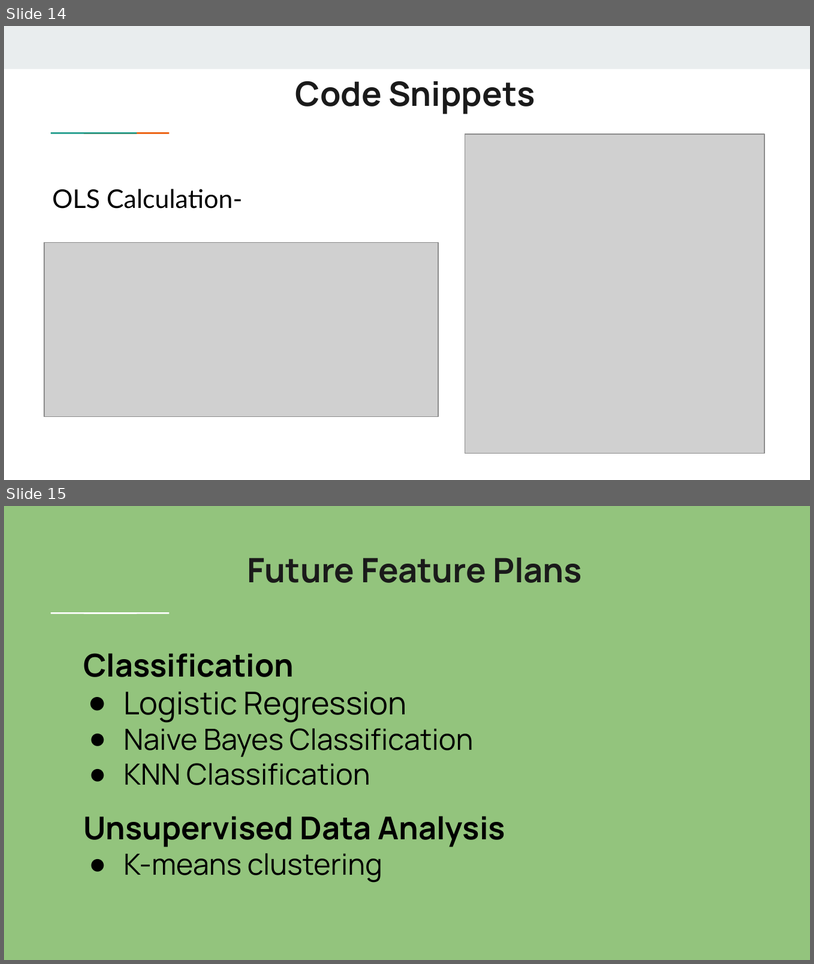
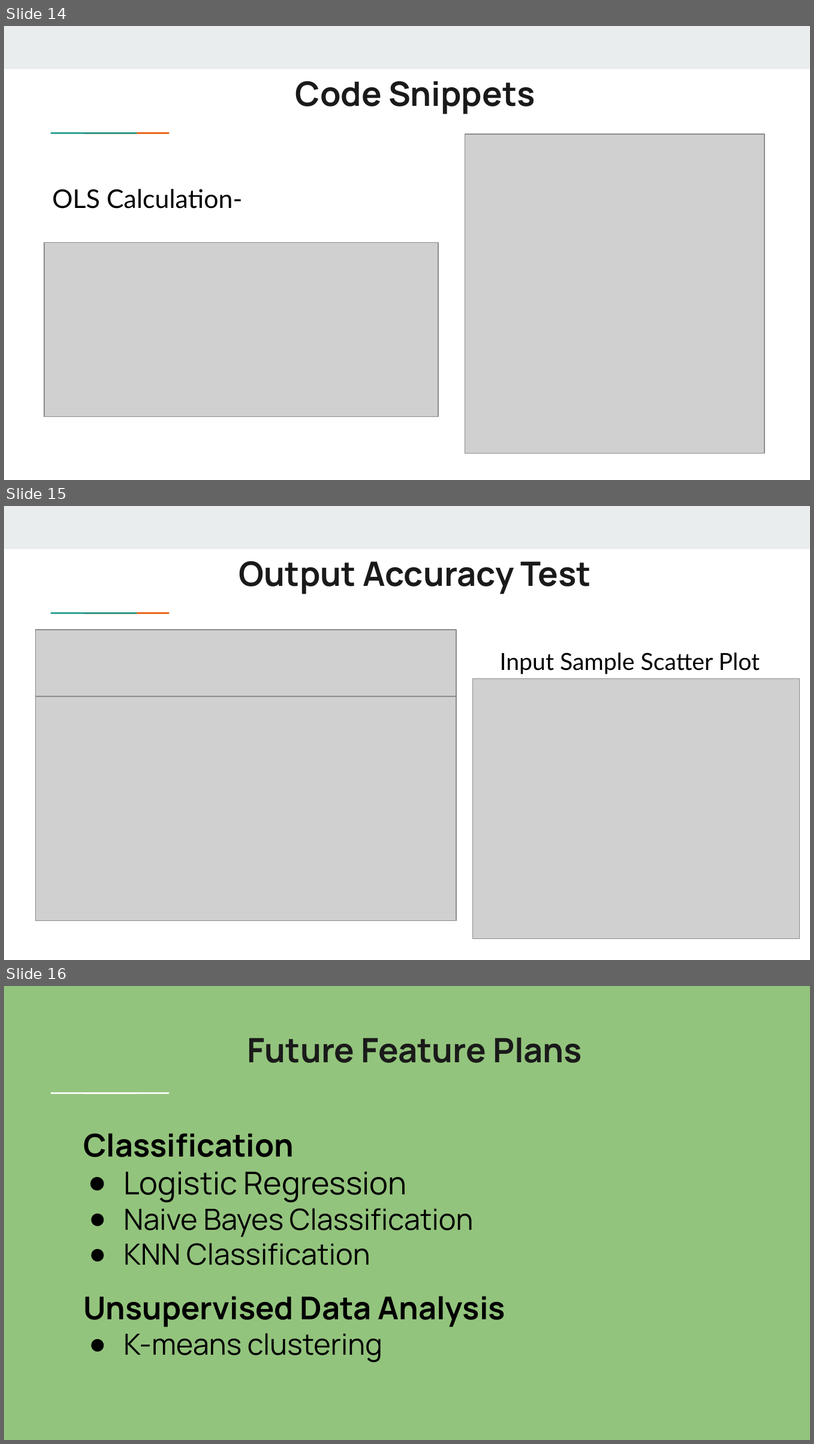
Before and after one commit to sejutiii/SPL-1, a slide deck: presentation/SPL-1mid_1420.pptx. Shown one above the other, each under a label of ours: slides 14 and 15 before the commit, slides 14, 15 and 16 after it. The pictures are 814x964 and 814x1444 pixels, drawn with LibreOffice and Linux fonts; fonts in the diff are those of the drawing; grey boxes stand for pictures. Boxes give left, top, right and bottom in pixels: in the first picture for what was removed or moved away, otherwise in the second. Text is boxed around its words. In the diff, an @@ line names an element or a change of style, - is before the commit and + after.

Commit message:
slides update

```diff
--- a/presentation/SPL-1mid_1420.pptx
+++ b/presentation/SPL-1mid_1420.pptx
@@ slide 15 added at <box>4,506,810,960</box>, background #FFFFFF; not listed: 3 template elements that a slide beside it also shows @@
@@ title added at <box>239,561,592,594</box>, 30 pt, text #1A1A1A, bold @@
+Output Accuracy Test
@@ picture added at <box>35,630,456,696</box> @@
@@ text added at <box>500,652,761,674</box>, 21 pt, text #000000 @@
+Input Sample Scatter Plot
@@ picture added at <box>473,679,800,938</box> @@
@@ picture added at <box>35,696,456,921</box> @@
@@ what was slide 15 is now slide 16 @@
```
Also in this commit, not shown: 4 other files.
